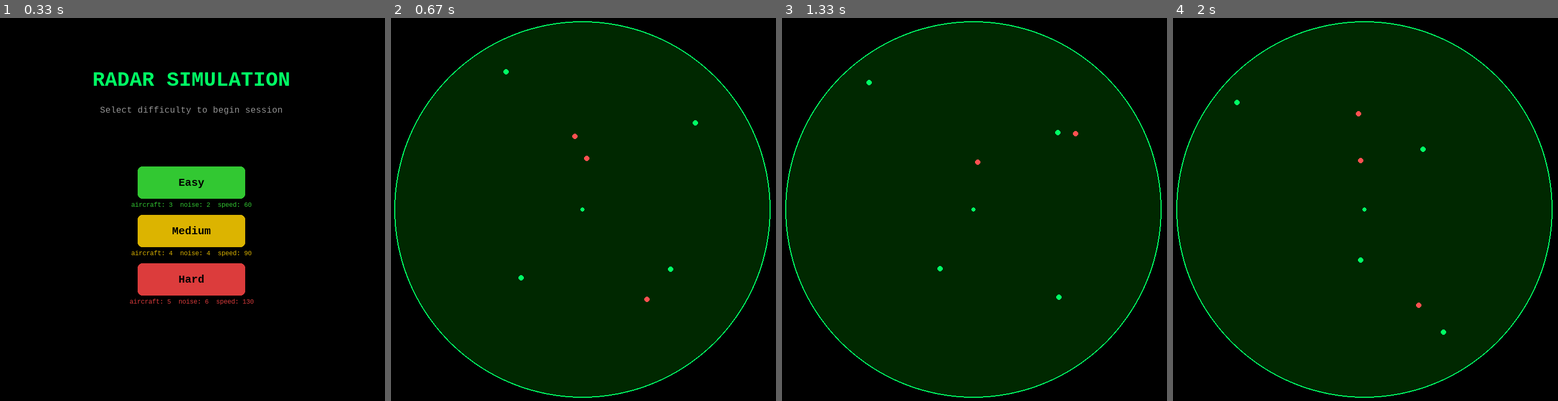
Above: before the commit, frames 1-4 (left to right).
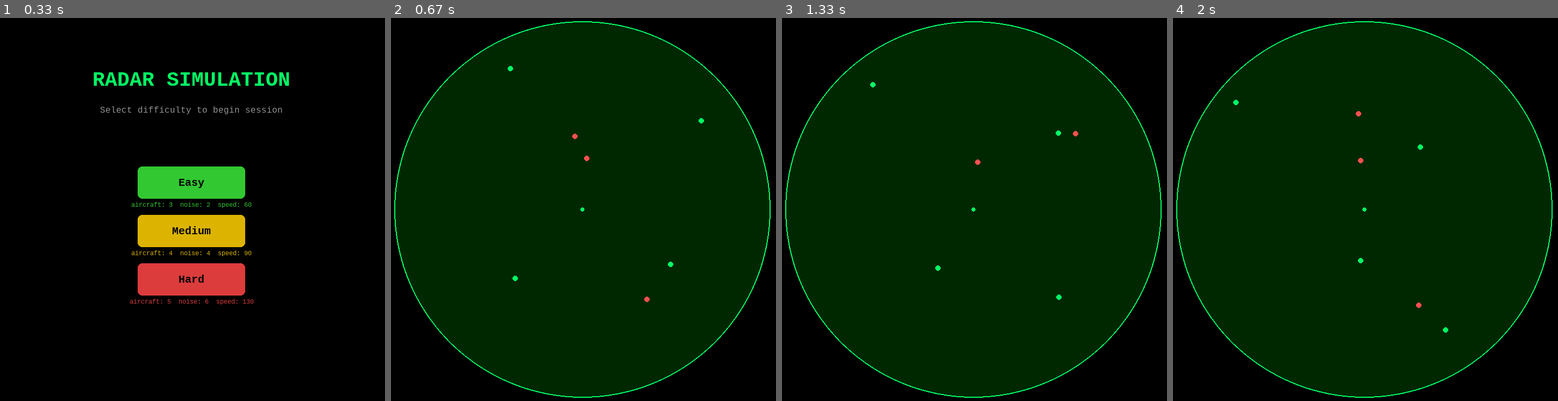
Above: after the commit, the same moments.

Repository: mahmoodomaira/RadarTrackingSimulation-
Game: pygame game, started from radar_sim/main.py
Same seed, same stepped clock (60 frames per second), same inputs: the game is played once before the commit and once after it.
Inputs (mouse positions are in pixels of both pictures, inside the frame that each line leads up to):
- Up to frame 1 (0.33 s): no input
- Up to frame 2 (0.67 s): click (568, 228) at 0.38 s
- Up to frame 3 (1.33 s): click (870, 213) at 0.72 s
- Up to frame 4 (2 s): no input

Frame 1 is identical in both runs. In frame 2, 0.1% of the frame differs, in the area x 29-82%, y 12-69%; in frame 3, less than 0.1%; in frame 4, less than 0.1%.

Commit message:
create kalman filter and add render_snapshot to create prediction points

Diff:
--- a/radar_sim/config.py
+++ b/radar_sim/config.py
@@ -19,3 +19,6 @@
 # --- Alpha-Beta Filter ---
 ALPHA_BETA_ALPHA = 0.2
 ALPHA_BETA_BETA  = 0.05
+
+# --- Kalman Filter ---
+KALMAN_PROCESS_NOISE_STD = 0.5   # sigma_a — tune this for aircraft maneuverability
--- a/radar_sim/core/aircraft.py
+++ b/radar_sim/core/aircraft.py
@@ -4,6 +4,7 @@
 import config
 import numpy as np
 from core.alpha_beta_filter import AlphaBetaFilter
+from core.kalman_filter import KalmanFilter1D
 
 class Aircraft(RadarObject):
     """
@@ -93,6 +94,21 @@
         self._alpha_beta_filter_x = AlphaBetaFilter(alpha, beta)
         self._alpha_beta_filter_y = AlphaBetaFilter(alpha, beta)
 
+    def attach_kalman_filter(self, process_noise_std: float, measurement_noise_std: float) -> None:
+        """
+        Attach a Kalman Filter to this aircraft.
+        Creates two independent KalmanFilter1D instances — one per axis.
+
+        Parameters
+        ----------
+        process_noise_std : float
+            Passed to both filters. Models unexpected maneuvers.
+        measurement_noise_std : float
+            Passed to both filters. Should match simulation noise_std.
+        """
+        self._kalman_filter_x = KalmanFilter1D(process_noise_std, measurement_noise_std)
+        self._kalman_filter_y = KalmanFilter1D(process_noise_std, measurement_noise_std)
+
     def get_filtered_position(self, measurement_x: float, measurement_y: float, dt: float) -> tuple[float, float]:
         """
         Feed the latest noisy measurement into the filters and return
@@ -120,3 +136,30 @@
             filtered_y = self._alpha_beta_filter_y.update(measurement_y, dt)
             return filtered_x, filtered_y
         return measurement_x, measurement_y
+
+    def get_kalman_position(self, measurement_x: float, measurement_y: float, dt: float) -> tuple[float, float]:
+        """
+        Feed the latest noisy measurement into the Kalman filters
+        and return the smoothed position estimate.
+
+        If no Kalman filter is attached, return raw measurements unchanged.
+
+        Parameters
+        ----------
+        measurement_x : float
+            Noisy x observation.
+        measurement_y : float
+            Noisy y observation.
+        dt : float
+            Time since last update in seconds.
+
+        Returns
+        -------
+        tuple[float, float]
+            (filtered_x, filtered_y)
+        """
+        if hasattr(self, '_kalman_filter_x'):
+            filtered_x = self._kalman_filter_x.update(measurement_x, dt)
+            filtered_y = self._kalman_filter_y.update(measurement_y, dt)
+            return filtered_x, filtered_y
+        return measurement_x, measurement_y
--- /dev/null
+++ b/radar_sim/core/kalman_filter.py
@@ -0,0 +1,118 @@
+# core/kalman_filter.py
+import numpy as np
+
+class KalmanFilter1D:
+    """
+    A one-dimensional Kalman Filter tracking position and velocity
+    from noisy scalar measurements.
+
+    State vector: [position, velocity]
+    Motion model: constant velocity with process noise.
+
+    Applied independently per axis — x and y each get their own instance,
+    identical to the AlphaBetaFilter pattern.
+
+    Parameters
+    ----------
+    process_noise_std : float
+        Standard deviation of process noise (sigma_a).
+        Models unexpected acceleration. Higher = filter adapts faster
+        to maneuvers but smooths less.
+    measurement_noise_std : float
+        Standard deviation of measurement noise (sigma_z).
+        Should match the radar's actual noise level from config.
+    """
+
+    def __init__(self, process_noise_std: float, measurement_noise_std: float):
+        self.process_noise_std = process_noise_std
+        self.measurement_noise_std = measurement_noise_std
+
+        # Measurement matrix H (maps state to measurement)
+        self.H = np.array([[1, 0]])  # we only measure position
+
+        # Measurement noise covariance R
+        self.R = np.array([[measurement_noise_std ** 2]])
+
+        self._initialized = False
+
+    def initialize(self, position: float, velocity: float = 0.0) -> None:
+        """
+        Seed the filter state before the first update.
+
+        Parameters
+        ----------
+        position : float
+            Initial position estimate.
+        velocity : float
+            Initial velocity estimate. Default 0.0.
+
+        Notes
+        -----
+        Initial error covariance P should express high uncertainty —
+        use a large diagonal matrix (e.g. np.eye(2) * 500.0).
+        This lets the filter converge quickly from any starting point.
+        """
+        self.x = np.array([[position], [velocity]])
+        self.P = np.eye(2) * 500.0  # reset uncertainty
+        self._initialized = True
+
+    def update(self, measurement: float, dt: float) -> float:
+        """
+        Ingest one noisy measurement and return the filtered position estimate.
+
+        On the first call (not yet initialized): calls initialize(measurement)
+        and returns measurement directly.
+
+        On subsequent calls: runs the full predict → update cycle.
+
+        Parameters
+        ----------
+        measurement : float
+            Raw noisy observation z_k.
+        dt : float
+            Time since last update in seconds.
+
+        Returns
+        -------
+        float
+            Filtered position estimate.
+
+        Notes
+        -----
+        Build F and Q inside this method using dt — they change each frame
+        if dt is not perfectly constant.
+        """
+        if not self._initialized:
+            self.initialize(measurement)
+            return measurement
+
+        # --- Predict Step ---
+        F = np.array([[1, dt], [0, 1]])  # state transition matrix
+        Q = np.array([[dt**4 / 4, dt**3 / 2],
+                      [dt**3 / 2, dt**2]]) * self.process_noise_std ** 2
+
+        # State prediction
+        x_pred = F @ self.x
+        P_pred = F @ self.P @ F.T + Q
+
+        # --- Update Step ---
+        z = np.array([[measurement]])  # measurement vector
+        y = z - self.H @ x_pred       # measurement residual
+        S = self.H @ P_pred @ self.H.T + self.R  # residual covariance
+        K = P_pred @ self.H.T @ np.linalg.inv(S)  # Kalman gain
+
+        self.x = x_pred + K @ y       # state update
+        I = np.eye(2)
+        self.P = (I - K @ self.H) @ P_pred  # error covariance update
+
+        return float(self.x[0, 0])  # return position estimate
+
+    @property
+    def position(self) -> float:
+        """Current position estimate."""
+        return float(self.x[0, 0])
+
+    @property
+    def velocity(self) -> float:
+        """Current velocity estimate."""
+        return float(self.x[1])
--- /dev/null
+++ b/radar_sim/core/render_snapshot.py
@@ -0,0 +1,16 @@
+# core/render_snapshot.py
+from dataclasses import dataclass, field
+from core.radar_object import RadarObject
+
+@dataclass
+class RenderSnapshot:
+    """
+    All rendering data for one radar object for one frame.
+    Computed once per frame, consumed by renderer and tagger.
+    """
+    obj:            RadarObject
+    rx:             float        # render x — filtered if available, else true
+    ry:             float        # render y
+    raw_x:          float | None = None   # noisy measurement (aircraft only)
+    raw_y:          float | None = None
+    trail:          list[tuple[float, float]] = field(default_factory=list)
--- a/radar_sim/core/scene_builder.py
+++ b/radar_sim/core/scene_builder.py
@@ -18,6 +18,19 @@
     def build(self, preset: DifficultyPreset) -> Simulation:
         sim = Simulation(noise_std=preset.measurement_noise_std)
 
+        # for i in range(preset.aircraft_count):
+        #     x, y = self._random_position()
+        #     aircraft = Aircraft(
+        #         obj_id    = f"AC{i+1:03d}",
+        #         x         = x,
+        #         y         = y,
+        #         speed     = preset.aircraft_speed,
+        #         direction = random.uniform(0, 360),
+        #         behavior  = StraightBehavior()
+        #     )
+        #     aircraft.attach_alpha_beta_filter(config.ALPHA_BETA_ALPHA, config.ALPHA_BETA_BETA)
+        #     sim.add_object(aircraft)
+
         for i in range(preset.aircraft_count):
             x, y = self._random_position()
             aircraft = Aircraft(
@@ -28,7 +41,10 @@
                 direction = random.uniform(0, 360),
                 behavior  = StraightBehavior()
             )
-            aircraft.attach_alpha_beta_filter(config.ALPHA_BETA_ALPHA, config.ALPHA_BETA_BETA)
+            aircraft.attach_kalman_filter(
+                process_noise_std    = config.KALMAN_PROCESS_NOISE_STD,
+                measurement_noise_std = preset.measurement_noise_std
+            )
             sim.add_object(aircraft)
 
         for i in range(preset.noise_count):
--- a/radar_sim/core/simulation.py
+++ b/radar_sim/core/simulation.py
@@ -32,7 +32,7 @@
         for obj in self._objects:
             if isinstance(obj, Aircraft):
                 mx, my = obj.get_measured_position(self.noise_std)
-                rx, ry = obj.get_filtered_position(mx, my, dt)
+                rx, ry = obj.get_kalman_position(mx, my, dt)
             else:
                 rx, ry = obj.x, obj.y
             self._render_cache.append((obj, rx, ry))
